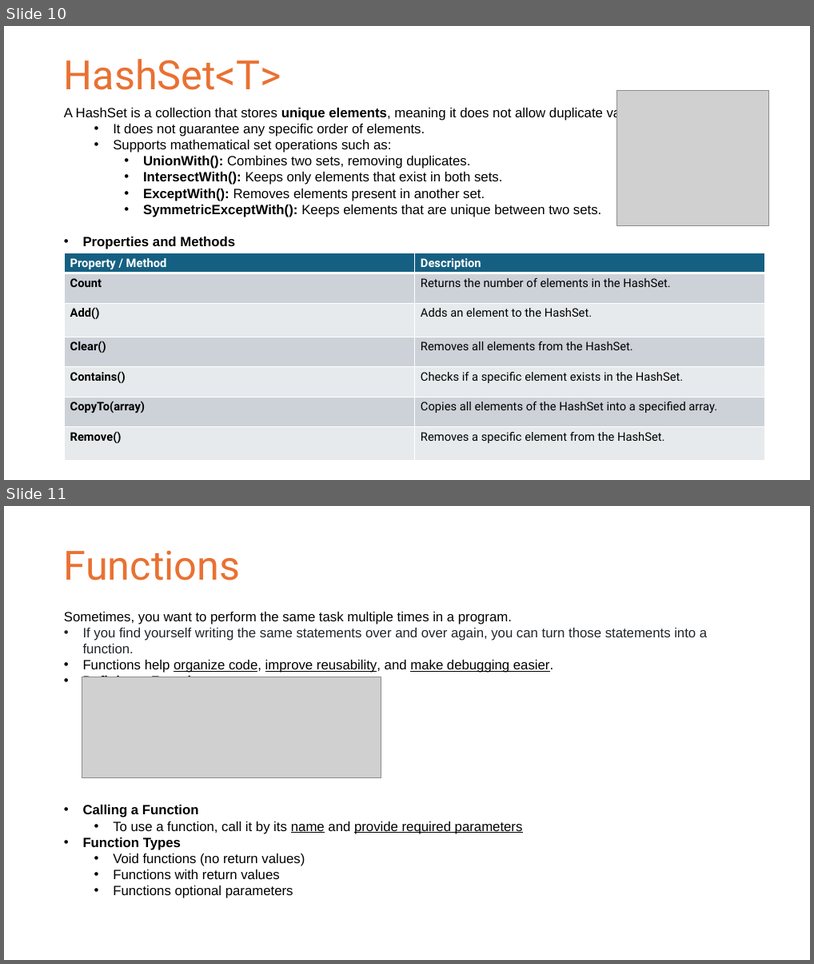
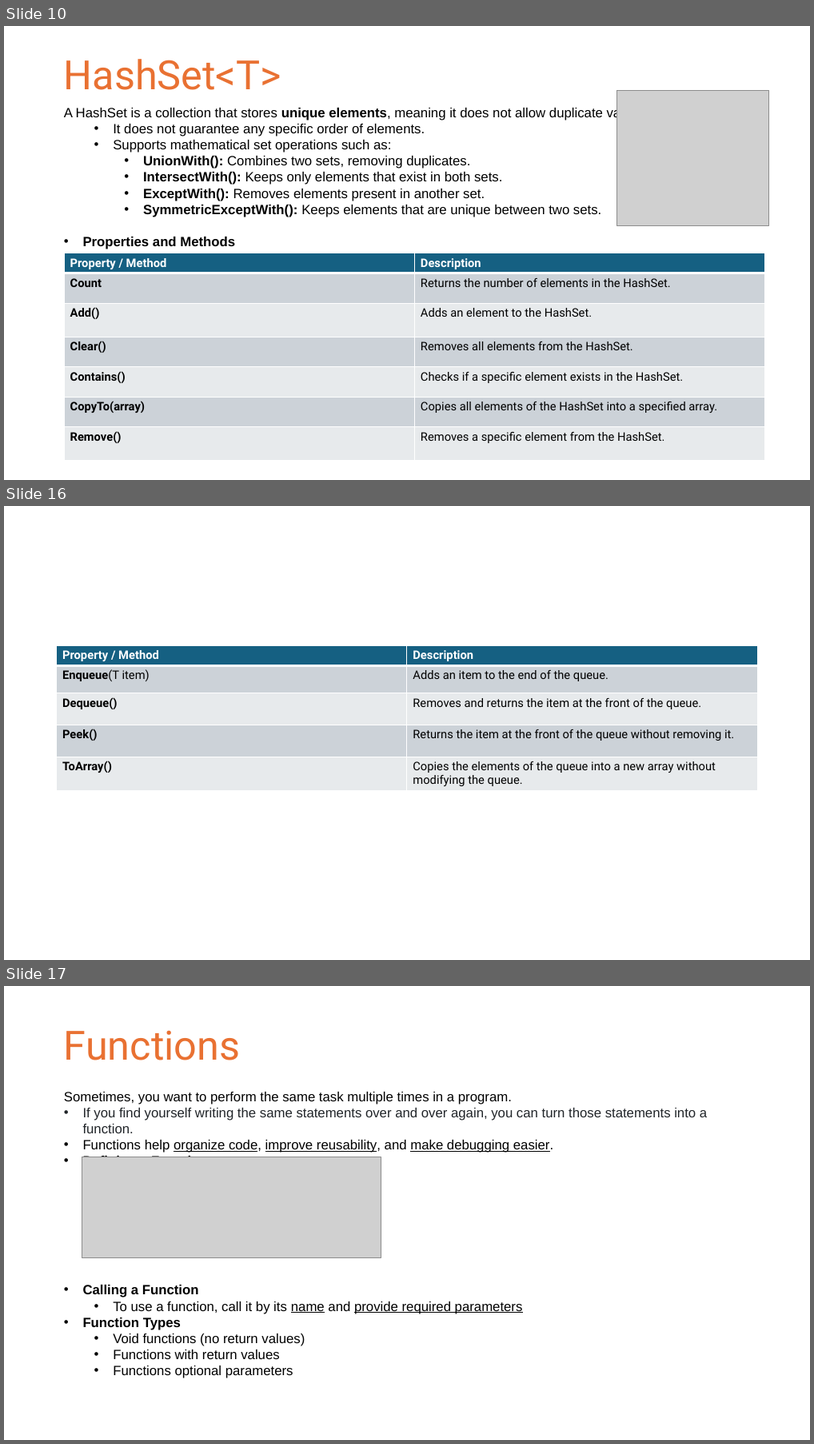
Before and after one commit to doolino/Unity_Tutorial_Spring_2025, a slide deck: Week2/Week2_Slides.pptx. Shown one above the other, each under a label of ours: slides 10 and 11 before the commit, slides 10, 16 and 17 after it; the slides between them are not shown. The pictures are 814x964 and 814x1444 pixels, drawn with LibreOffice and Linux fonts; fonts in the diff are those of the drawing; grey boxes stand for pictures. Boxes give left, top, right and bottom in pixels: in the first picture for what was removed or moved away, otherwise in the second. Text is boxed around its words. In the diff, an @@ line names an element or a change of style, - is before the commit and + after.

```diff
--- a/Week2/Week2_Slides.pptx
+++ b/Week2/Week2_Slides.pptx
@@ slide 16 added at [4,506,810,960], background #FFFFFF @@
@@ table added at [57,645,758,791], 5 rows, 2 columns @@
+Property / Method | Description
+Enqueue(T item) | Adds an item to the end of the queue.
+Dequeue() | Removes and returns the item at the front of the queue.
+Peek() | Returns the item at the front of the queue without removing it.
+ToArray() | Copies the elements of the queue into a new array without modifying the queue.
@@ what was slide 11 is now slide 17 @@
```
Also in this commit, not shown: 1 slide changed, 5 other slides added.
